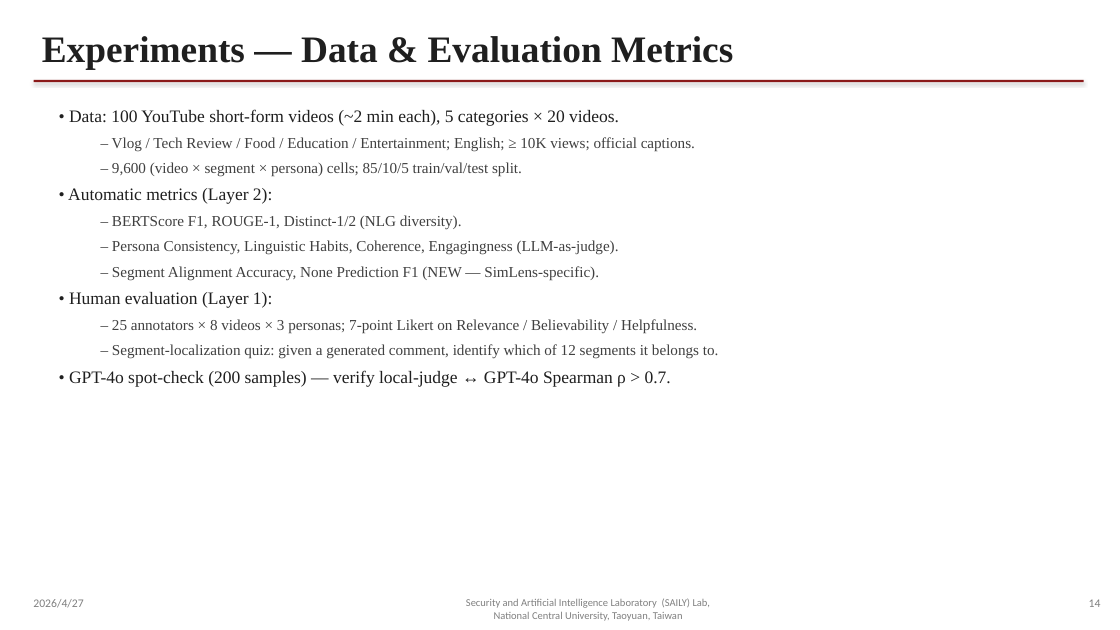
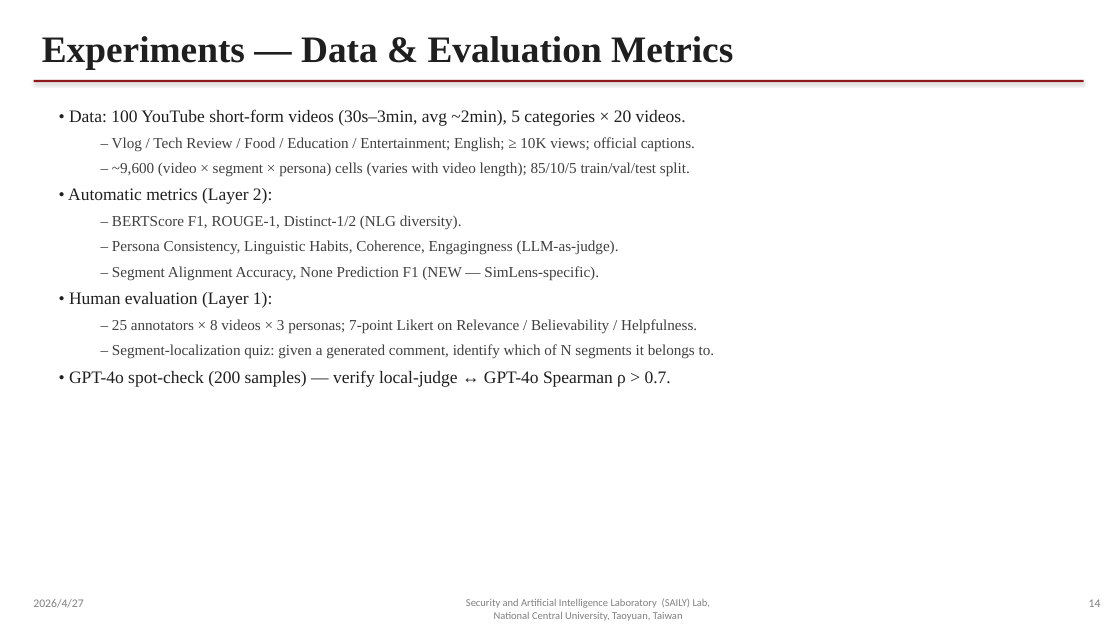
Before and after one commit to box755/simlens-research, a slide deck: slide 14 of SimLens_Proposal_2026-04-27.pptx. Drawn at 1120x630 pixels with LibreOffice and Linux fonts; fonts in the diff are those of the drawing. Boxes give left, top, right and bottom in pixels: in the first picture for what was removed or moved away, otherwise in the second. Text is boxed around its words. In the diff, an @@ line names an element or a change of style, - is before the commit and + after.

```diff
--- a/SimLens_Proposal_2026-04-27.pptx
+++ b/SimLens_Proposal_2026-04-27.pptx
@@ text at (69, 109, 686, 126): text changed @@
-• Data: 100 YouTube short-form videos (~2 min each), 5 categories × 20 videos.
+• Data: 100 YouTube short-form videos (30s–3min, avg ~2min), 5 categories × 20 videos.
@@ text at (112, 162, 690, 177): text changed @@
-  – 9,600 (video × segment × persona) cells; 85/10/5 train/val/test split.
+  – ~9,600 (video × segment × persona) cells (varies with video length); 85/10/5 train/val/test split.
@@ text at (112, 344, 715, 359): text changed @@
-  – Segment-localization quiz: given a generated comment, identify which of 12 segments it belongs to.
+  – Segment-localization quiz: given a generated comment, identify which of N segments it belongs to.
```
Also in this commit, not shown: 7 other slides changed, 6 other files.
